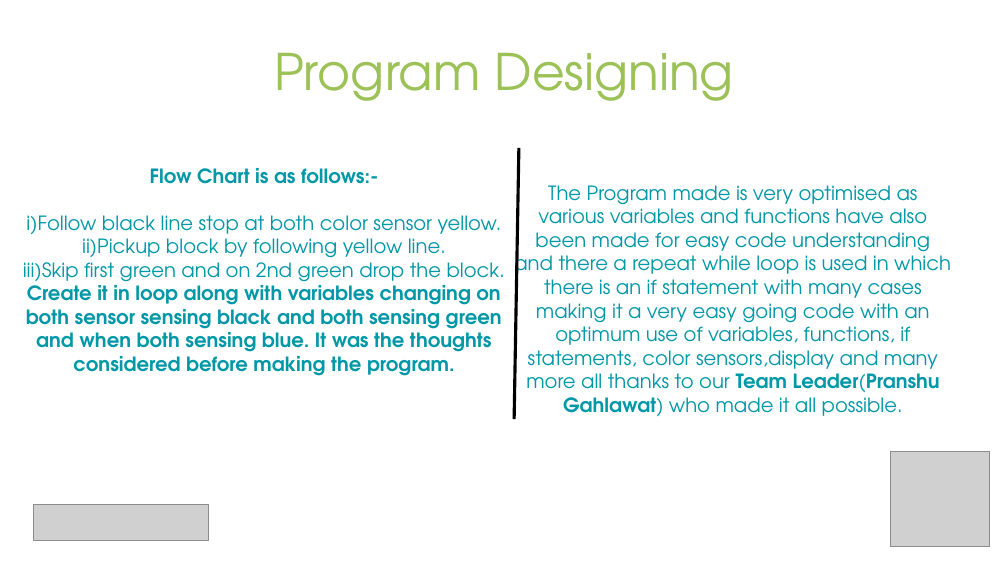
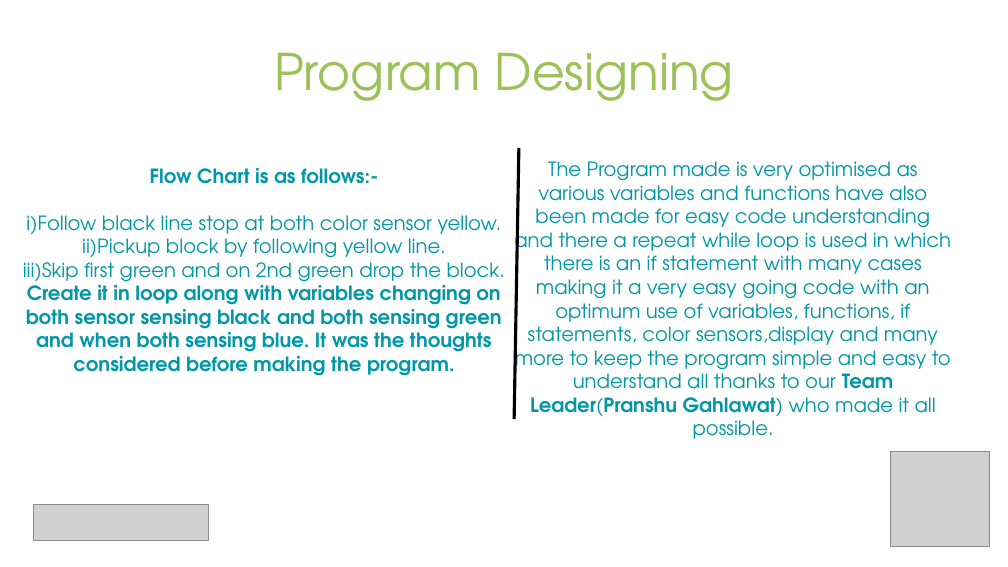
Before and after one commit to metpranshug/Navacharak, a slide deck: slide 6 of Navacharak-IRC.pptx. Drawn at 1008x567 pixels with LibreOffice and Linux fonts; fonts in the diff are those of the drawing; grey boxes stand for pictures. Boxes give left, top, right and bottom in pixels: in the first picture for what was removed or moved away, otherwise in the second. Text is boxed around its words. In the diff, an @@ line names an element or a change of style, - is before the commit and + after.

```diff
--- a/Navacharak-IRC.pptx
+++ b/Navacharak-IRC.pptx
@@ text at (x1=514, y1=161, x2=951, y2=439): text changed @@
-The Program made is very optimised as various variables and functions have also been made for easy code understanding and there a repeat while loop is used in which there is an if statement with many cases making it a very easy going code with an optimum use of variables, functions, if statements, color sensors,display and many more all thanks to our Team Leader(Pranshu Gahlawat) who made it all possible.
+The Program made is very optimised as various variables and functions have also been made for easy code understanding and there a repeat while loop is used in which there is an if statement with many cases making it a very easy going code with an optimum use of variables, functions, if statements, color sensors,display and many more to keep the program simple and easy to understand all thanks to our Team Leader(Pranshu Gahlawat) who made it all possible.
```
Also in this commit, not shown: 3 other slides changed, 1 slide added, 1 slide removed, 1 other file.
